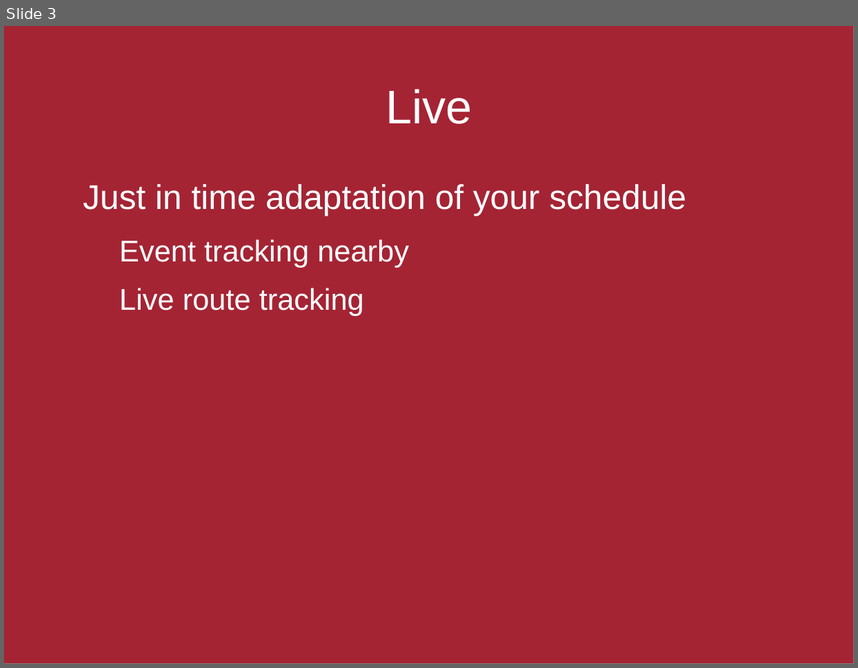
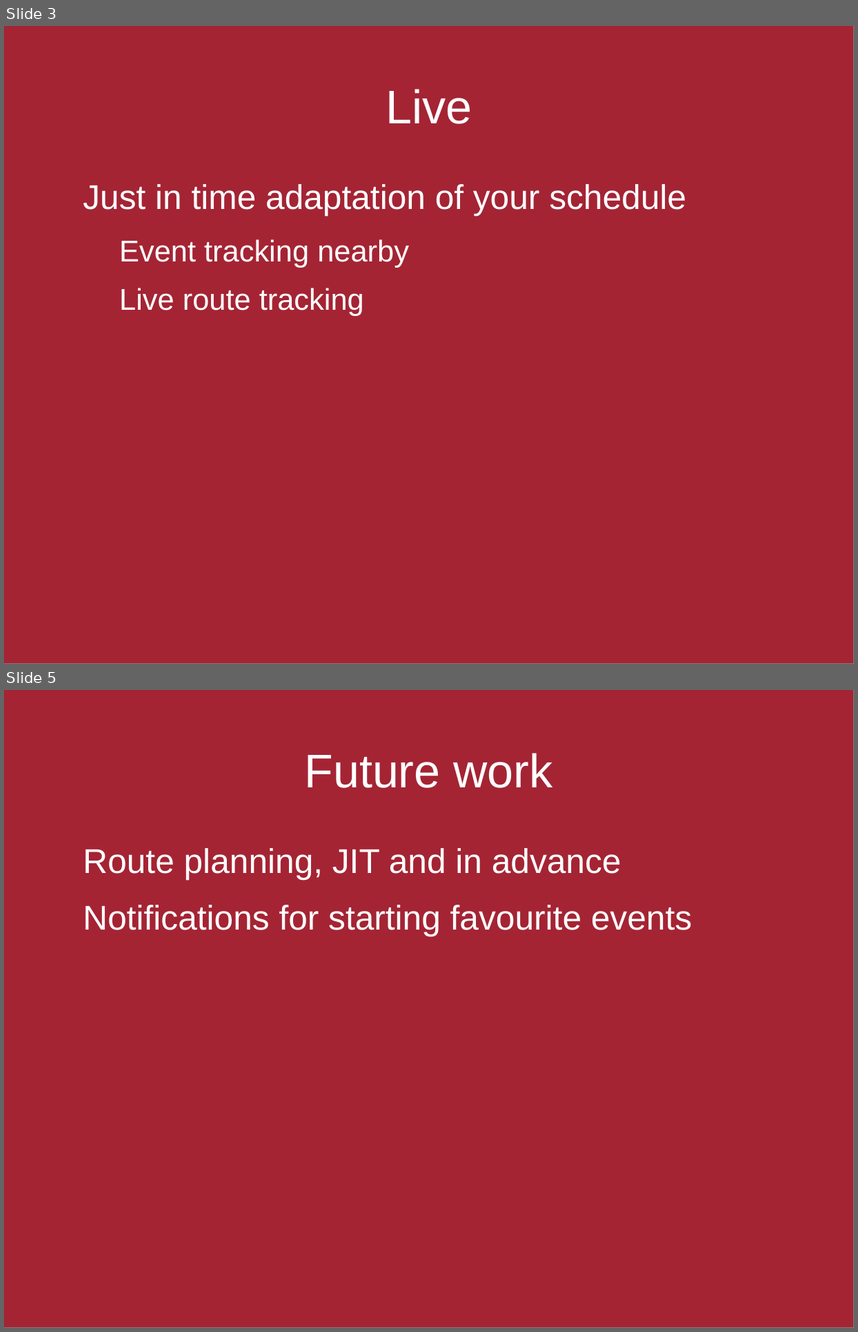
Before and after one commit to iRail/GentseFeestenPlanning, a slide deck: Presentation.odp. Shown one above the other, each under a label of ours: slide 3 before the commit, slides 3 and 5 after it; the slides between them are not shown. The pictures are 858x668 and 858x1332 pixels, drawn with LibreOffice and Linux fonts; fonts in the diff are those of the drawing. Boxes give left, top, right and bottom in pixels: in the first picture for what was removed or moved away, otherwise in the second. Text is boxed around its words. In the diff, an @@ line names an element or a change of style, - is before the commit and + after.

```diff
--- a/Presentation.odp
+++ b/Presentation.odp
@@ slide 5 added at (4,690,854,1328), background #FFFFFF; not listed: 1 template element that a slide beside it also shows @@
@@ title added at (304,753,553,788), 44 pt, text #FFFFFF @@
+Future work
@@ text added at (83,848,692,936), 32 pt, text #FFFFFF @@
+Route planning, JIT and in advance
+Notifications for starting favourite events
```
Also in this commit, not shown: 1 other slide added.
